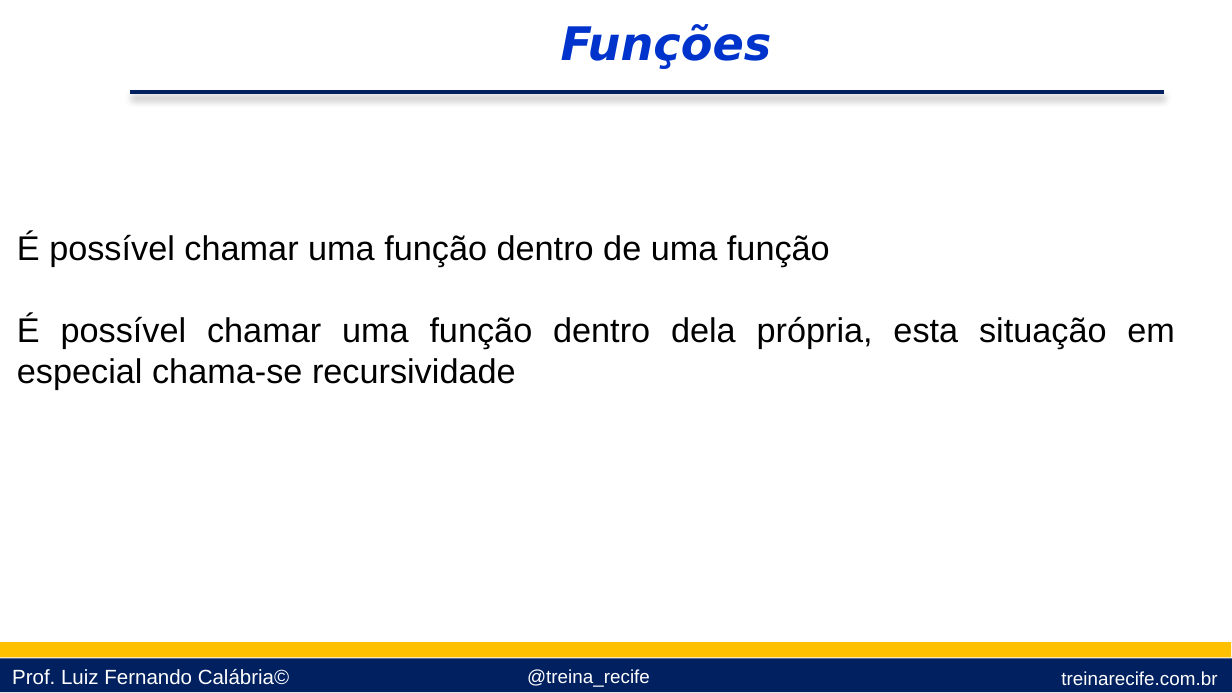
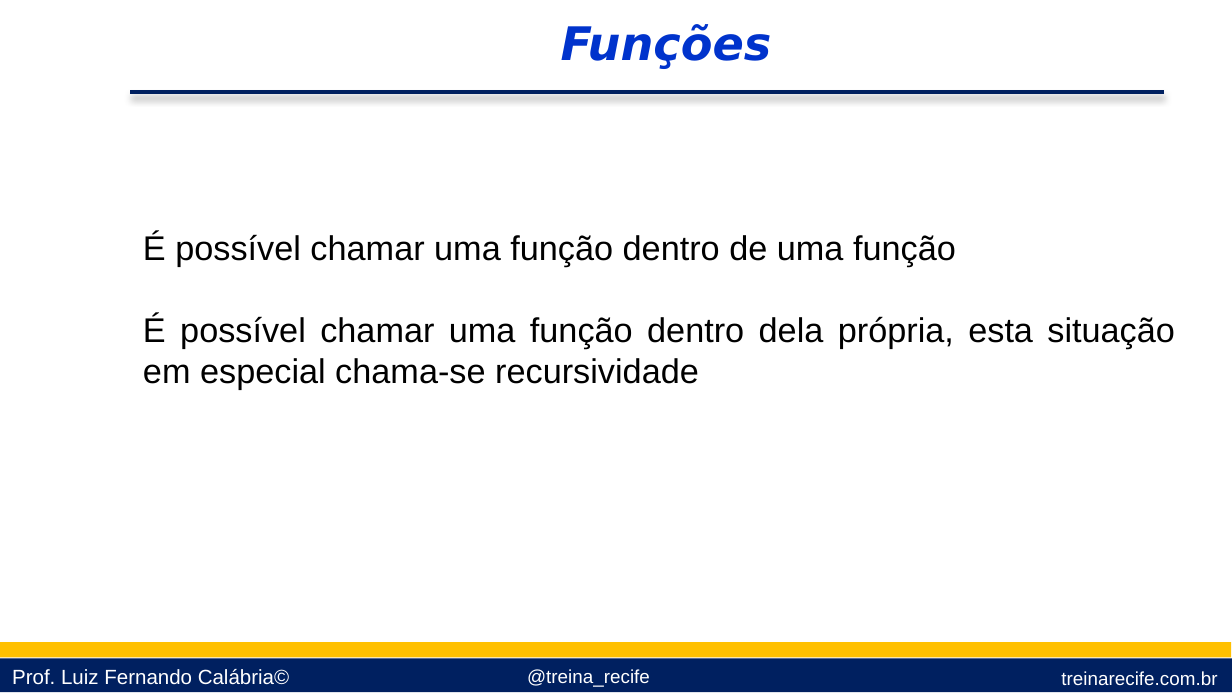
Before and after one commit to lfcalabria/pythonbasico, a slide deck: slide 7 of Apresentações/09 - Funçoes e Pacotes.pptx. Drawn at 1232x693 pixels with LibreOffice and Linux fonts; fonts in the diff are those of the drawing; background and template pictures are left out. Boxes give left, top, right and bottom in pixels: in the first picture for what was removed or moved away, otherwise in the second. Text is boxed around its words. In the diff, an @@ line names an element or a change of style, - is before the commit and + after.

```diff
--- a/Apresentações/09 - Funçoes e Pacotes.pptx
+++ b/Apresentações/09 - Funçoes e Pacotes.pptx
@@ text "É possível chamar uma função ..." rewrapped from bbox=[17, 233, 1175, 390] to bbox=[143, 233, 1175, 390] @@
```
Also in this commit, not shown: 9 other slides changed, 1 other file.
